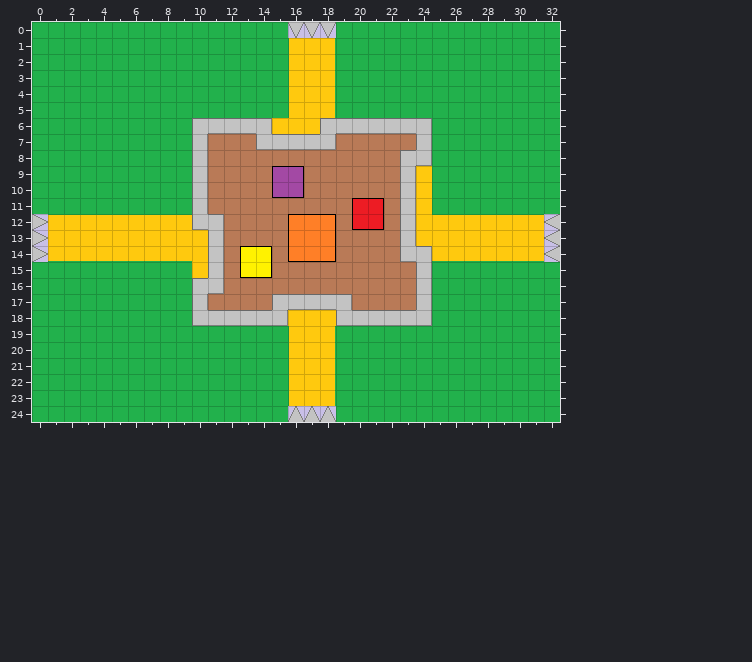
One commit to this Tiled map: assets/level0_1.tmx. The picture above was drawn from the file before the commit.
Cells are 16x16 px. Shown: x 0..32, y 0..24.
And afterwards:
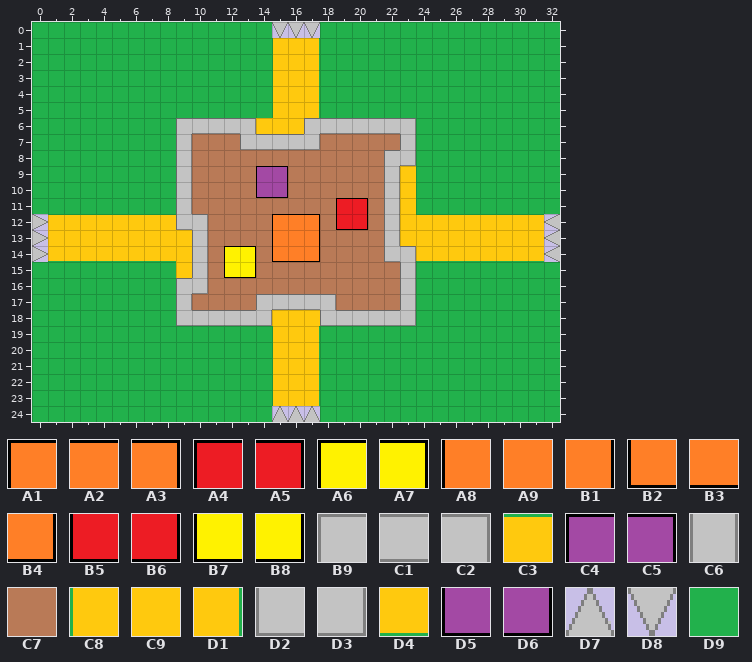
Key: from "tilemap_1": A1 0, A2 1, A3 2, A4 3, A5 5, A6 6, A7 8, A8 9, A9 10, B1 11, B2 18, B3 19, B4 20, B5 21, B6 23, B7 24, B8 26, B9 27, C1 28, C2 29, C3 31, C4 33, C5 35, C6 36, C7 37, C8 39, C9 40, D1 41, D2 45, D3 47, D4 49, D5 51, D6 53, D7 54, D8 56, D9 63.
__ is an empty cell, ## one hidden under a higher layer.
The exact change:
Layer "base":
y 0: x 15 D9 -> ##; x 18 ## -> D9
y 1..5: x 15..18 D9 C8 C9 D1 -> C8 C9 D1 D9
y 6: x 9..10 D9 B9 -> B9 C1; x 13..14 C1 C2 -> C2 C9; x 17..18 C9 B9 -> B9 C1; x 23..24 C1 C2 -> C2 D9
y 7: x 9..10 D9 C6 -> C6 C7; x 13..14 C7 D2 -> D2 C1; x 17..18 C1 D3 -> D3 C7; x 23..24 C7 C6 -> C6 D9
y 8: x 9..10 D9 C6 -> C6 C7; x 22..24 C7 B9 D3 -> B9 D3 D9
y 9: x 9..10 D9 C6 -> C6 C7; x 14..16 C7 C4 C5 -> C4 C5 C7; x 22..24 C7 C6 C9 -> C6 C9 D9
y 10: x 9..10 D9 C6 -> C6 C7; x 14..16 C7 D5 D6 -> D5 D6 C7; x 22..24 C7 C6 C9 -> C6 C9 D9
y 11: x 9..10 D9 C6 -> C6 C7; x 19..24 C7 A4 A5 C7 C6 C9 -> A4 A5 C7 C6 C9 D9
y 12: x 9..11 C3 D2 C2 -> D2 C2 C7; x 15..24 C7 A1 A2 A3 C7 B5 B6 C7 C6 C9 -> A1 A2 A3 C7 B5 B6 C7 C6 C9 C3
y 13: x 10..11 C9 C6 -> C6 C7; x 15..18 C7 A8 A9 B1 -> A8 A9 B1 C7; x 22..23 C7 C6 -> C6 C9
y 14: x 9..18 D4 C9 C6 C7 A6 A7 C7 B2 B3 B4 -> C9 C6 C7 A6 A7 C7 B2 B3 B4 C7; x 22..24 C7 D2 C2 -> D2 C2 D4
y 15: x 9..14 D9 C9 C6 C7 B7 B8 -> C9 C6 C7 B7 B8 C7; x 23..24 C7 C6 -> C6 D9
y 16: x 9..11 D9 B9 D3 -> B9 D3 C7; x 23..24 C7 C6 -> C6 D9
y 17: x 9..10 D9 C6 -> C6 C7; x 14..15 C7 B9 -> B9 C1; x 18..19 C1 C2 -> C2 C7; x 23..24 C7 C6 -> C6 D9
y 18: x 9..10 D9 D2 -> D2 C1; x 14..15 C1 D3 -> D3 C9; x 18..19 C9 D2 -> D2 C1; x 23..24 C1 D3 -> D3 D9
y 19..23: x 15..18 D9 C8 C9 D1 -> C8 C9 D1 D9
y 24: x 15 D9 -> ##; x 18 ## -> D9
Layer "spawn":
y 0: x 15 __ -> D8; x 18 D8 -> __
y 24: x 15 __ -> D7; x 18 D7 -> __
